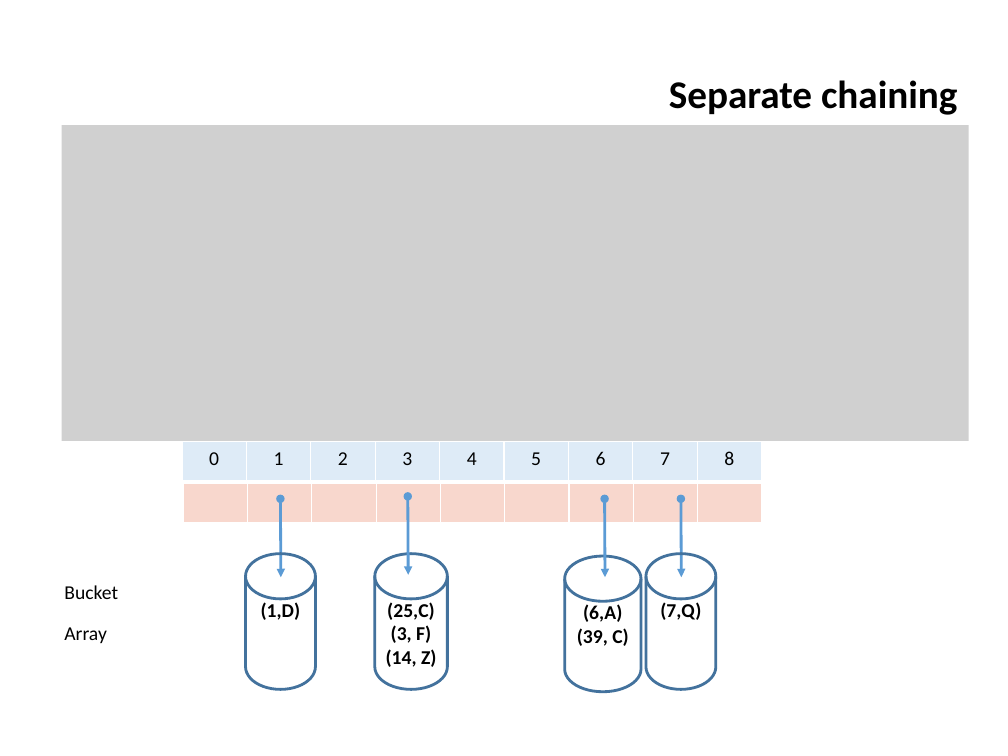
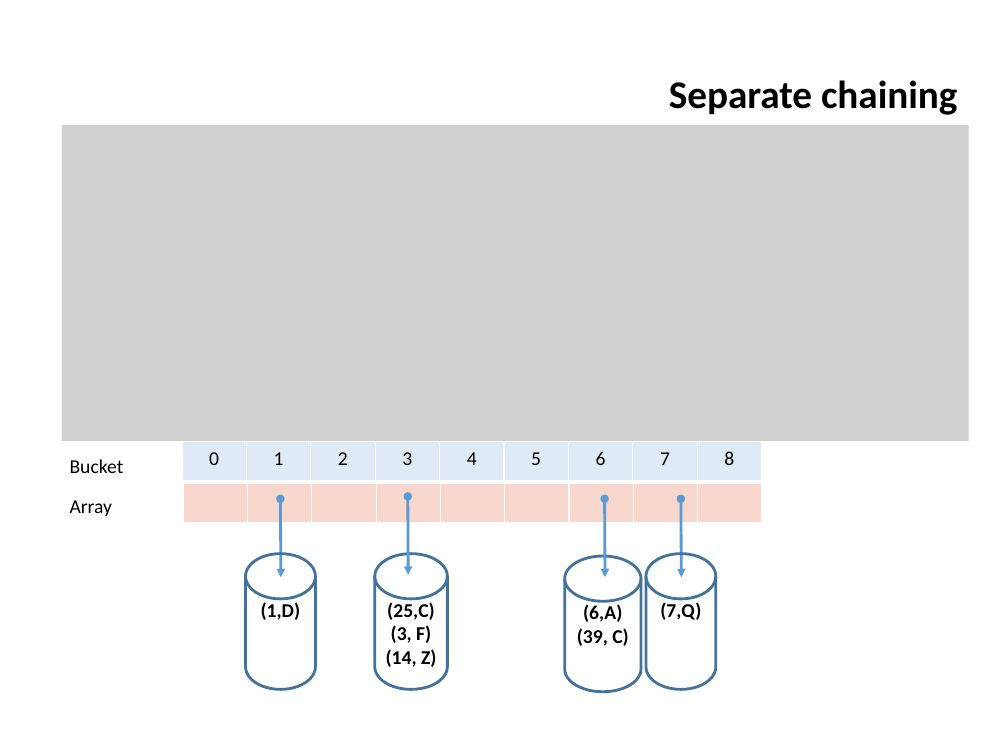
Before and after one commit to ifromm/dsa, a slide deck: slide 30 of slides/unit_5_hashtables.pptx (slide 31 before the commit). Drawn at 1008x756 pixels with LibreOffice and Linux fonts; fonts in the diff are those of the drawing; grey boxes stand for pictures; background and template pictures are left out. Boxes give left, top, right and bottom in pixels: in the first picture for what was removed or moved away, otherwise in the second. Text is boxed around its words. In the diff, an @@ line names an element or a change of style, - is before the commit and + after.

```diff
--- a/slides/unit_5_hashtables.pptx
+++ b/slides/unit_5_hashtables.pptx
@@ text "Bucket": place and size @@
-text "Bucket" at bbox=[64, 585, 118, 643]
+text "Bucket" at bbox=[70, 459, 124, 516]
```
Also in this commit, not shown: 12 other slides changed, 3 slides removed, 1 other file.
